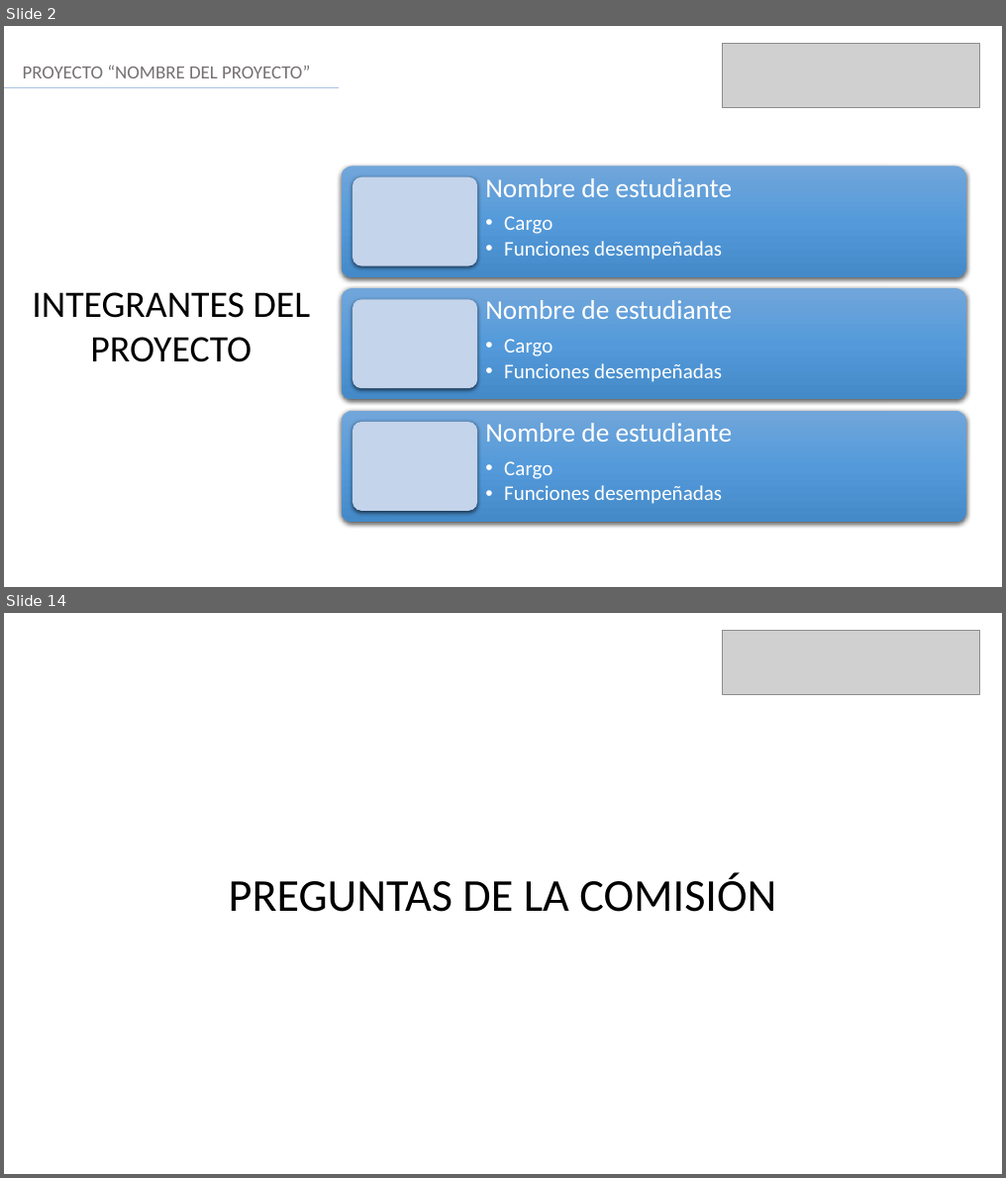
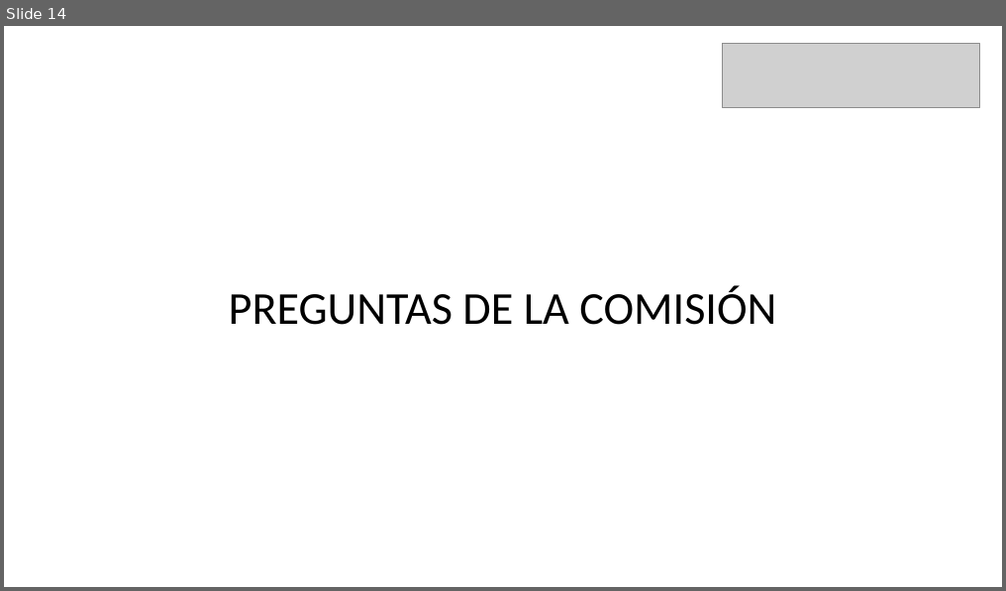
Before and after one commit to Ceidima/2025_PO_Capstone_708D_Grupo_6, a slide deck: Fase 3/Evidencias Proyecto/Formato Presentación final.pptx. Shown one above the other, each under a label of ours: slides 2 and 14 before the commit, slide 14 after it; the slides between them are not shown. The pictures are 1006x1178 and 1006x591 pixels, drawn with LibreOffice and Linux fonts; fonts in the diff are those of the drawing; grey boxes stand for pictures. Boxes give left, top, right and bottom in pixels: in the first picture for what was removed or moved away, otherwise in the second. Text is boxed around its words. In the diff, an @@ line names an element or a change of style, - is before the commit and + after.

```diff
--- a/Fase 3/Evidencias Proyecto/Formato Presentación final.pptx
+++ b/Fase 3/Evidencias Proyecto/Formato Presentación final.pptx
@@ slide 2 removed at box(4, 26, 1002, 587), background #FFFFFF @@
@@ picture removed at box(722, 43, 979, 107) @@
@@ text removed at box(23, 65, 310, 78) @@
-PROYECTO “NOMBRE DEL PROYECTO”
@@ line removed from (4, 88) to (339, 88) @@
@@ text removed at box(32, 292, 311, 363) @@
-INTEGRANTES DEL PROYECTO
@@ group removed at box(342, 166, 966, 522): 6 rounded rectangles, 3 texts @@
-Nombre de estudiante
-  • Cargo
-  • Funciones desempeñadas
-Nombre de estudiante
-  • Cargo
-  • Funciones desempeñadas
-Nombre de estudiante
-  • Cargo
-  • Funciones desempeñadas
```
Also in this commit, not shown: 12 slides changed, 1 slide added, 2 other files.
